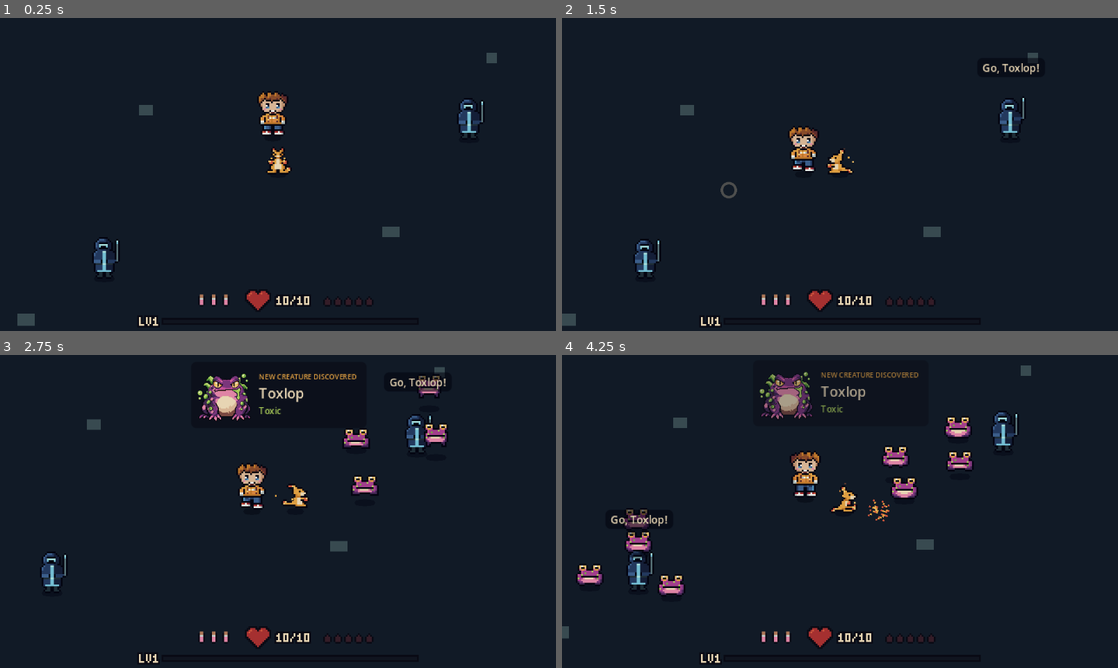
Above: before the commit, frames 1-4 (two rows, left to right).
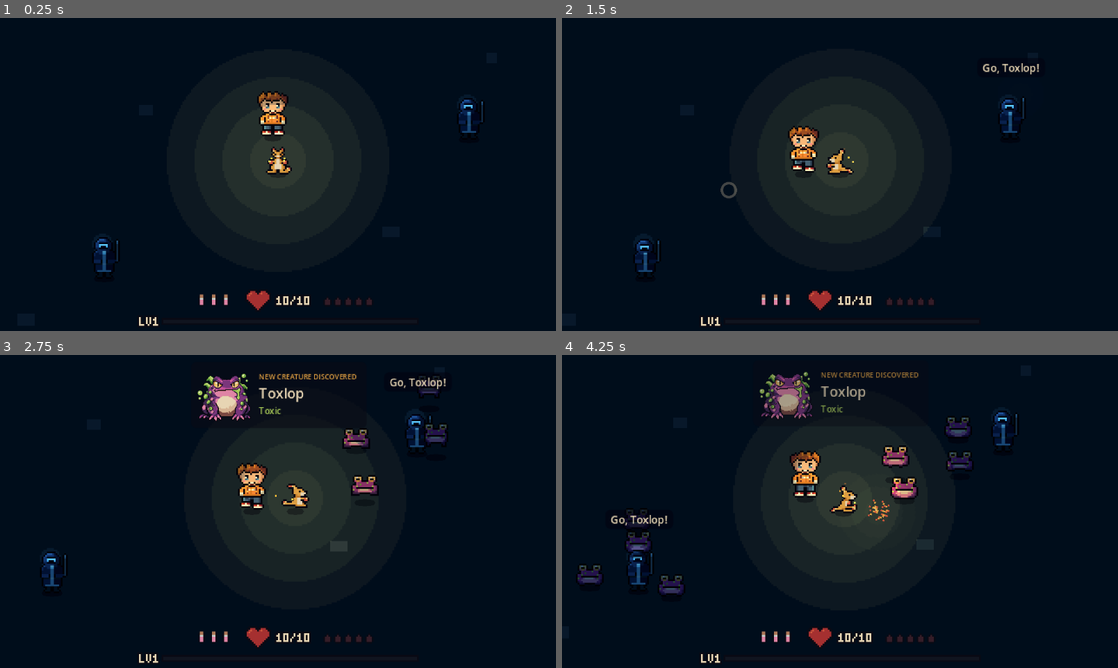
Above: after the commit, the same moments.

Repository: qmkDuran/my-own-art
Game: Godot game, scene res://scenes/main/main.tscn
The game is run twice, just before and just after one commit, with the same random seed, the same clock (stepped at 60 frames per second) and the same inputs.
Inputs (mouse positions are in pixels of both pictures, inside the frame that each line leads up to):
- Up to frame 1 (0.25 s): no input
- Up to frame 2 (1.5 s): move the mouse to (962, 158) at 0.52 s; hold D (move_right) 0.53-1.25 s; hold Right mouse button (attack) 0.53-1.25 s; click (962, 158) at 0.67 s; drag from (728, 190) to (812, 237) at 1.27 s
- Up to frame 3 (2.75 s): move the mouse to (333, 442) at 2.02 s; press the mouse at (333, 442) at 2.03 s; hold D (move_right) from 2.03 s (still down)
- Up to frame 4 (4.25 s): release D (move_right) at 2.75 s; release the mouse at (895, 442) at 2.75 s; drag from (812, 574) to (673, 464) at 2.77 s; move the mouse to (1006, 558) at 3.52 s; hold A (move_left) from 3.53 s (still down); hold Right mouse button (attack) from 3.53 s (still down)

The runs differ from the first frame. In frame 1, 2.3% of the frame differs, in the area x 3-90%, y 11-99%; in frame 2, 2.3%; in frame 3, 2.7%; in frame 4, 4.5%, in the area x 0-85%, y 3-91%.

Commit message:
Lighting: a dark portal world lit by Emberoo's Glimra light
- NightTint CanvasModulate (#3c5e8b) darkens the world; HUD and Ember
  Tree are unaffected. Placeholder ground lifted one Apollo step.
- PixelLight: one script for all lights, with a stepped (banded) pixel
  light texture, an optional slow flicker, and one-shot flashes.
- Emberoo carries a warm flickering light; the trainer is lit only by it.
- Event lights: jab impact flash, light motes, glowing berries, green
  flash on the toad death splat. Toads have no light of their own.
- Wardens: dim cyan visor glow; the rod flares when summoning.
- Speech bubbles, health bars, rings and the danger sparks stay unshaded
  so they stay readable.

Tested in Godot 4.7.2: no errors; stills and a video checked.

Co-Authored-By: Claude Opus 5.5 <noreply@anthropic.com>
Claude-Session: https://claude.ai/code/session_01YABBJVPWvaqtn34m5VQVCp

Diff:
--- a/scenes/creatures/emberoo/emberoo.tscn
+++ b/scenes/creatures/emberoo/emberoo.tscn
@@ -18,6 +18,8 @@
 [ext_resource type="Script" path="res://scripts/components/trainer_aid.gd" id="16_aid"]
 [ext_resource type="Script" path="res://scripts/ui/speech_bubble.gd" id="17_speech"]
 [ext_resource type="Script" path="res://scripts/components/heat.gd" id="18_heat"]
+[ext_resource type="Script" path="res://scripts/effects/pixel_light.gd" id="19_light"]
+[ext_resource type="Material" path="res://scenes/effects/unshaded_material.tres" id="20_unshaded"]
 
 [sub_resource type="CircleShape2D" id="CircleShape2D_body"]
 radius = 5.0
@@ -37,10 +39,20 @@
 polygon = PackedVector2Array(-5, 0, -4, -1.5, 0, -2, 4, -1.5, 5, 0, 4, 1.5, 0, 2, -4, 1.5)
 
 [node name="Sprite" type="AnimatedSprite2D" parent="."]
+material = ExtResource("20_unshaded")
 position = Vector2(0, -8)
 script = ExtResource("2_animator")
 creature_name = "emberoo"
 sprite_sheet_folder = "res://art/emberoo"
+
+[node name="GlimraLight" type="PointLight2D" parent="."]
+position = Vector2(0, -8)
+color = Color(0.870588, 0.619608, 0.254902, 1)
+energy = 1.4
+script = ExtResource("19_light")
+radius = 64
+flicker_strength = 0.05
+flicker_speed = 0.6
 
 [node name="CollisionShape" type="CollisionShape2D" parent="."]
 position = Vector2(0, -4)
--- a/scenes/effects/fire_impact.tscn
+++ b/scenes/effects/fire_impact.tscn
@@ -1,9 +1,20 @@
-[gd_scene load_steps=3 format=3]
+[gd_scene load_steps=5 format=3]
 
 [ext_resource type="Script" path="res://scripts/effects/impact_effect.gd" id="1_effect"]
 [ext_resource type="Texture2D" path="res://art/fx/fx_fire_impact_sheet.png" id="2_sheet"]
+[ext_resource type="Material" path="res://scenes/effects/unshaded_material.tres" id="3_unshaded"]
+[ext_resource type="Script" path="res://scripts/effects/pixel_light.gd" id="4_light"]
 
 [node name="FireImpact" type="AnimatedSprite2D"]
+material = ExtResource("3_unshaded")
 script = ExtResource("1_effect")
 sheet = ExtResource("2_sheet")
 frame_durations = Array[float]([0.05, 0.06, 0.09, 0.14])
+
+[node name="Flash" type="PointLight2D" parent="."]
+color = Color(0.870588, 0.619608, 0.254902, 1)
+energy = 1.2
+script = ExtResource("4_light")
+radius = 22
+band_count = 3
+fade_out_time = 0.25
--- a/scenes/effects/toxic_splat.tscn
+++ b/scenes/effects/toxic_splat.tscn
@@ -1,6 +1,16 @@
-[gd_scene load_steps=2 format=3]
+[gd_scene load_steps=3 format=3]
 
 [ext_resource type="Script" path="res://scripts/effects/toxic_splat.gd" id="1_splat"]
+[ext_resource type="Script" path="res://scripts/effects/pixel_light.gd" id="2_light"]
 
 [node name="ToxicSplat" type="Node2D"]
 script = ExtResource("1_splat")
+
+[node name="Flash" type="PointLight2D" parent="."]
+position = Vector2(0, -3)
+color = Color(0.658824, 0.792157, 0.345098, 1)
+energy = 0.6
+script = ExtResource("2_light")
+radius = 16
+band_count = 3
+fade_out_time = 0.4
--- /dev/null
+++ b/scenes/effects/unshaded_material.tres
@@ -0,0 +1,4 @@
+[gd_resource type="CanvasItemMaterial" format=3]
+
+[resource]
+light_mode = 1
--- a/scenes/enemies/handler/handler.tscn
+++ b/scenes/enemies/handler/handler.tscn
@@ -12,6 +12,9 @@
 
 [ext_resource type="Script" path="res://scripts/components/light_drop.gd" id="10_drop"]
 [ext_resource type="PackedScene" path="res://scenes/pickups/light_mote.tscn" id="11_mote"]
+[ext_resource type="Script" path="res://scripts/effects/pixel_light.gd" id="12_light"]
+[ext_resource type="Material" path="res://scenes/effects/unshaded_material.tres" id="13_unshaded"]
+
 [sub_resource type="CircleShape2D" id="CircleShape2D_body"]
 radius = 5.0
 
@@ -51,8 +54,25 @@
 }
 }
 
+[node name="VisorGlow" type="PointLight2D" parent="."]
+position = Vector2(-1, -20)
+color = Color(0.45098, 0.745098, 0.827451, 1)
+energy = 0.7
+script = ExtResource("12_light")
+radius = 6
+band_count = 2
+
+[node name="RodFlare" type="PointLight2D" parent="."]
+position = Vector2(6, -26)
+color = Color(0.45098, 0.745098, 0.827451, 1)
+energy = 0.0
+script = ExtResource("12_light")
+radius = 20
+band_count = 3
+
 [node name="ChargeParticles" type="Node2D" parent="."]
 z_index = 1
+material = ExtResource("13_unshaded")
 position = Vector2(4, -27)
 script = ExtResource("7_charge")
 
--- a/scenes/main/main.tscn
+++ b/scenes/main/main.tscn
@@ -20,12 +20,15 @@
 [node name="WorldEnvironment" type="WorldEnvironment" parent="."]
 environment = SubResource("Environment_glow")
 
+[node name="NightTint" type="CanvasModulate" parent="."]
+color = Color(0.235294, 0.368627, 0.545098, 1)
+
 [node name="Ground" type="ColorRect" parent="."]
 offset_left = -400.0
 offset_top = -300.0
 offset_right = 400.0
 offset_bottom = 300.0
-color = Color(0.0823529, 0.113725, 0.156863, 1)
+color = Color(0.12549, 0.180392, 0.215686, 1)
 
 [node name="Stones" type="Node2D" parent="."]
 
--- a/scenes/pickups/berry.tscn
+++ b/scenes/pickups/berry.tscn
@@ -1,7 +1,18 @@
-[gd_scene load_steps=2 format=3]
+[gd_scene load_steps=3 format=3]
 
 [ext_resource type="Script" path="res://scripts/pickups/berry.gd" id="1_berry"]
+[ext_resource type="Script" path="res://scripts/effects/pixel_light.gd" id="2_light"]
 
 [node name="Berry" type="Node2D"]
 z_index = 1
 script = ExtResource("1_berry")
+
+[node name="Glow" type="PointLight2D" parent="."]
+position = Vector2(0, -6)
+color = Color(0.854902, 0.52549, 0.243137, 1)
+energy = 0.6
+script = ExtResource("2_light")
+radius = 14
+band_count = 3
+flicker_strength = 0.1
+flicker_speed = 0.8
--- a/scenes/pickups/light_mote.tscn
+++ b/scenes/pickups/light_mote.tscn
@@ -1,7 +1,17 @@
-[gd_scene load_steps=2 format=3]
+[gd_scene load_steps=4 format=3]
 
 [ext_resource type="Script" path="res://scripts/pickups/light_mote.gd" id="1_mote"]
+[ext_resource type="Material" path="res://scenes/effects/unshaded_material.tres" id="2_unshaded"]
+[ext_resource type="Script" path="res://scripts/effects/pixel_light.gd" id="3_light"]
 
 [node name="LightMote" type="Node2D"]
 z_index = 2
+material = ExtResource("2_unshaded")
 script = ExtResource("1_mote")
+
+[node name="Glow" type="PointLight2D" parent="."]
+color = Color(0.909804, 0.756863, 0.439216, 1)
+energy = 0.7
+script = ExtResource("3_light")
+radius = 10
+band_count = 2
--- /dev/null
+++ b/scripts/effects/pixel_light.gd
@@ -0,0 +1,118 @@
+class_name PixelLight
+extends PointLight2D
+## A pixel-art light: a round glow that falls off in a few hard bands instead of a
+## smooth blur, so it sits well next to the sprites.
+##
+## The portal world is dark, and Glimra carry a living light, so most light comes
+## from them. Three ways to use it:
+##   - steady glow: leave fade_out_time at 0 (optionally with a slow flicker)
+##   - one-shot flash on an event: set fade_out_time; it starts at its energy and fades out
+##   - on demand: call flash() from code (e.g. a Warden's rod flaring when he summons),
+##     or fade_out() to put it out
+##
+## Energy is the light's resting brightness; it's read once when the light appears.
+
+## Radius of the glow, in world pixels.
+@export var radius: int = 32
+## Number of hard brightness steps from the centre to the edge.
+@export var band_count: int = 4
+
+@export_group("Flicker")
+## How far the brightness wavers, as a share of its energy (0.05 = ±5%). 0 means steady.
+@export var flicker_strength: float = 0.0
+## Roughly how many wavers per second. Low values feel like a calm flame.
+@export var flicker_speed: float = 1.0
+
+@export_group("One-shot flash")
+## If above zero, the light is a flash: it starts at its energy and fades to dark
+## over this many seconds, then switches off.
+@export var fade_out_time: float = 0.0
+
+## Texture pixels per world pixel. The light is drawn smoothed, so a finer texture keeps
+## the band edges crisp, while each world pixel still gets one flat brightness (pixel steps).
+const TEXELS_PER_PIXEL := 4
+
+## Banded textures are shared by every light with the same radius and band count.
+static var _texture_cache: Dictionary = {}
+
+var _resting_energy: float = 0.0
+## Extra brightness from flash(), fading back to zero.
+var _flash_energy: float = 0.0
+var _flicker_time: float = 0.0
+var _flash_tween: Tween
+
+
+func _ready() -> void:
+	texture = banded_texture(radius, band_count)
+	texture_scale = 1.0 / TEXELS_PER_PIXEL
+	_flicker_time = randf() * 100.0   # so lights placed together don't flicker in sync
+	if fade_out_time > 0.0:
+		var peak := energy
+		_resting_energy = 0.0
+		flash(peak, fade_out_time)
+	else:
+		_resting_energy = energy
+	_update_energy()
+
+
+func _process(delta: float) -> void:
+	_flicker_time += delta * flicker_speed
+	_update_energy()
+
+
+## Brightens the light to peak_energy above its resting energy, then eases back over seconds.
+func flash(peak_energy: float, seconds: float) -> void:
+	if _flash_tween != null:
+		_flash_tween.kill()
+	_flash_energy = peak_energy
+	_flash_tween = create_tween().set_trans(Tween.TRANS_QUAD).set_ease(Tween.EASE_OUT)
+	_flash_tween.tween_property(self, "_flash_energy", 0.0, seconds)
+
+
+## Dims the light to dark over seconds and leaves it off (e.g. when its owner dies).
+func fade_out(seconds: float) -> void:
+	var dimming := create_tween()
+	dimming.tween_property(self, "_resting_energy", 0.0, seconds)
+	dimming.parallel().tween_property(self, "_flash_energy", 0.0, seconds)
+
+
+func _update_energy() -> void:
+	energy = (_resting_energy + _flash_energy) * _flicker_factor()
+	enabled = energy > 0.001
+
+
+## Two slow waves at unrelated speeds, so the flicker never visibly repeats.
+func _flicker_factor() -> float:
+	if flicker_strength <= 0.0:
+		return 1.0
+	var waver := 0.6 * sin(_flicker_time * TAU) + 0.4 * sin(_flicker_time * TAU * 2.37 + 1.3)
+	return 1.0 + flicker_strength * waver
+
+
+## A white disc whose brightness drops in band_count hard steps: full in the middle,
+## then fainter rings out to the edge. Each world pixel is one flat block of
+## TEXELS_PER_PIXEL × TEXELS_PER_PIXEL texels, so the rings have pixel-art stair steps.
+static func banded_texture(disc_radius: int, bands: int) -> ImageTexture:
+	var key := Vector2i(disc_radius, bands)
+	if _texture_cache.has(key):
+		return _texture_cache[key]
+
+	var size := disc_radius * 2
+	var image := Image.create(size * TEXELS_PER_PIXEL, size * TEXELS_PER_PIXEL, false, Image.FORMAT_RGBA8)
+	var centre := Vector2(disc_radius, disc_radius)
+	for y in size:
+		for x in size:
+			var distance := (Vector2(x, y) + Vector2(0.5, 0.5)).distance_to(centre) / disc_radius
+			var block := Rect2i(Vector2i(x, y) * TEXELS_PER_PIXEL, Vector2i.ONE * TEXELS_PER_PIXEL)
+			image.fill_rect(block, Color(1, 1, 1, _band_brightness(distance, bands)))
+	var banded := ImageTexture.create_from_image(image)
+	_texture_cache[key] = banded
+	return banded
+
+
+## 1.0 in the inner band, stepping down evenly to 1/bands in the outer band, 0 outside the disc.
+static func _band_brightness(distance: float, bands: int) -> float:
+	if distance >= 1.0:
+		return 0.0
+	var band := floorf(distance * bands)          # 0 = innermost
+	return (bands - band) / bands
--- a/scripts/effects/shockwave.gd
+++ b/scripts/effects/shockwave.gd
@@ -3,14 +3,21 @@
 ## An expanding ring that fades out, e.g. the Warden's rod shove.
 ##
 ## Spawn it, call play(), and it removes itself when done.
+## Rings are cues (click marker, shove, level up), so they ignore the night darkness.
 
 ## Thickness of the ring, in pixels.
 @export var ring_width: float = 1.5
+
+const UNSHADED := preload("res://scenes/effects/unshaded_material.tres")
 
 var _max_radius: float = 0.0
 var _duration: float = 0.0
 var _color: Color = Color.WHITE
 var _elapsed: float = 0.0
+
+
+func _ready() -> void:
+	material = UNSHADED
 
 
 func play(max_radius: float, duration: float, color: Color) -> void:
--- a/scripts/enemies/handler.gd
+++ b/scripts/enemies/handler.gd
@@ -47,6 +47,8 @@
 @export var max_creatures: int = 5
 ## How far from him new creatures appear, in pixels (min, max).
 @export var summon_radius: Vector2 = Vector2(14, 36)
+## How bright his rod tip flares while he summons.
+@export var rod_flare_energy: float = 1.3
 
 @export_group("Rod shove")
 ## If the player stays this close (pixels), he shoves them away.
@@ -99,6 +101,8 @@
 @onready var sprite: SingleViewAnimator = $Sprite
 @onready var hit_flash: HitFlash = $HitFlash
 @onready var charge_particles: ChargeParticles = $ChargeParticles
+@onready var rod_flare: PixelLight = $RodFlare
+@onready var visor_glow: PixelLight = $VisorGlow
 @onready var speech_bubble: SpeechBubble = $SpeechBubble
 @onready var collision_shape: CollisionShape2D = $CollisionShape
 
@@ -261,6 +265,7 @@
 		_has_called_out = true
 		speech_bubble.say("Go, %s!" % _creature_info["name"])
 	sprite.replay_animation("summon")
+	rod_flare.flash(rod_flare_energy, summon_duration)
 	_enter(State.SUMMONING, summon_duration)
 
 
@@ -339,6 +344,7 @@
 	var fade := create_tween()
 	fade.tween_property(sprite, "modulate:a", 0.0, death_fade_time)
 	fade.tween_callback(queue_free)
+	visor_glow.fade_out(death_fade_time)
 
 
 # --- Helpers --------------------------------------------------------------
--- a/scripts/ui/floating_health_bar.gd
+++ b/scripts/ui/floating_health_bar.gd
@@ -2,6 +2,8 @@
 extends Node2D
 ## A small health bar above an enemy. Hidden until the enemy is first hit,
 ## so a crowd of untouched enemies doesn't clutter the screen.
+##
+## It's UI, not part of the world, so the night darkness and lights never touch it.
 
 @export var health: Health
 ## Width of the bar, in pixels.
@@ -10,8 +12,11 @@
 @export var empty_color: Color = Color(0.255, 0.114, 0.192)
 @export var fill_color: Color = Color(0.812, 0.341, 0.235)
 
+const UNSHADED := preload("res://scenes/effects/unshaded_material.tres")
+
 
 func _ready() -> void:
+	material = UNSHADED
 	visible = false
 	health.damaged.connect(_on_damaged)
 	health.died.connect(hide)
--- a/scripts/ui/speech_bubble.gd
+++ b/scripts/ui/speech_bubble.gd
@@ -2,11 +2,19 @@
 extends Node2D
 ## A short line of speech above a character (e.g. a Warden shouting "Go, Toxlop!").
 ## Fades in, stays for a moment, fades out.
+##
+## It's UI, not part of the world, so the night darkness and lights never touch it.
 
 @export var font_size: int = 6
 @export var text_color: Color = Color(0.906, 0.835, 0.702)
 ## Same see-through dark card as the discovery toast, with no border.
 @export var background: Color = Color(0.035, 0.039, 0.078, 0.6)
+
+const UNSHADED := preload("res://scenes/effects/unshaded_material.tres")
+
+
+func _ready() -> void:
+	material = UNSHADED
 
 
 func say(text: String, seconds: float = 1.4) -> void:
@@ -22,7 +30,9 @@
 	style.content_margin_top = 1
 	style.content_margin_bottom = 1
 	panel.add_theme_stylebox_override("panel", style)
+	panel.use_parent_material = true
 	var label := Label.new()
+	label.use_parent_material = true
 	label.text = text
 	label.add_theme_font_size_override("font_size", font_size)
 	label.add_theme_color_override("font_color", text_color)
Not shown: 1 places in scenes/creatures/emberoo/emberoo.tscn that only renumber resources
Not shown: 1 places in scenes/enemies/handler/handler.tscn that only renumber resources
Not shown, added: scripts/effects/pixel_light.gd.uid
